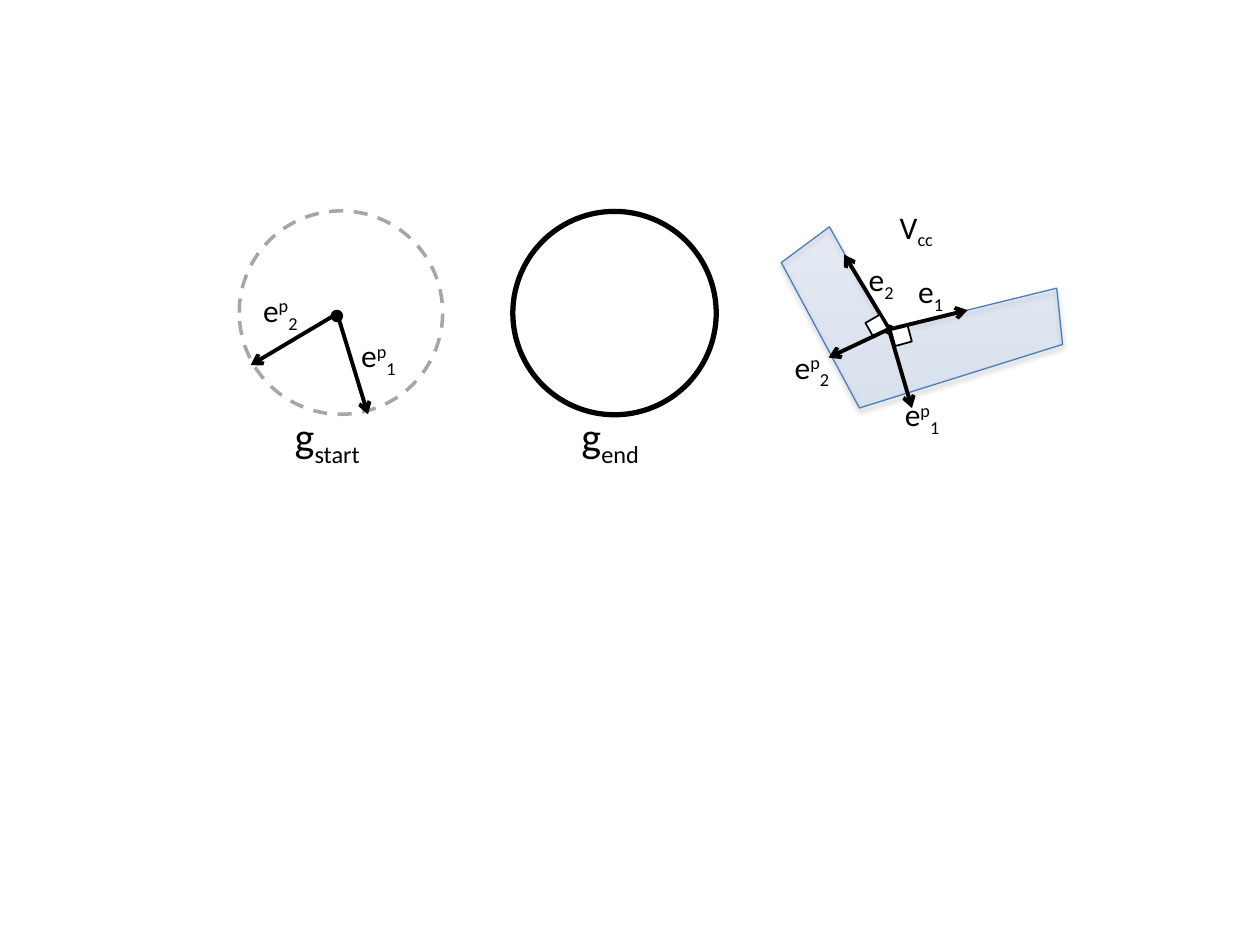
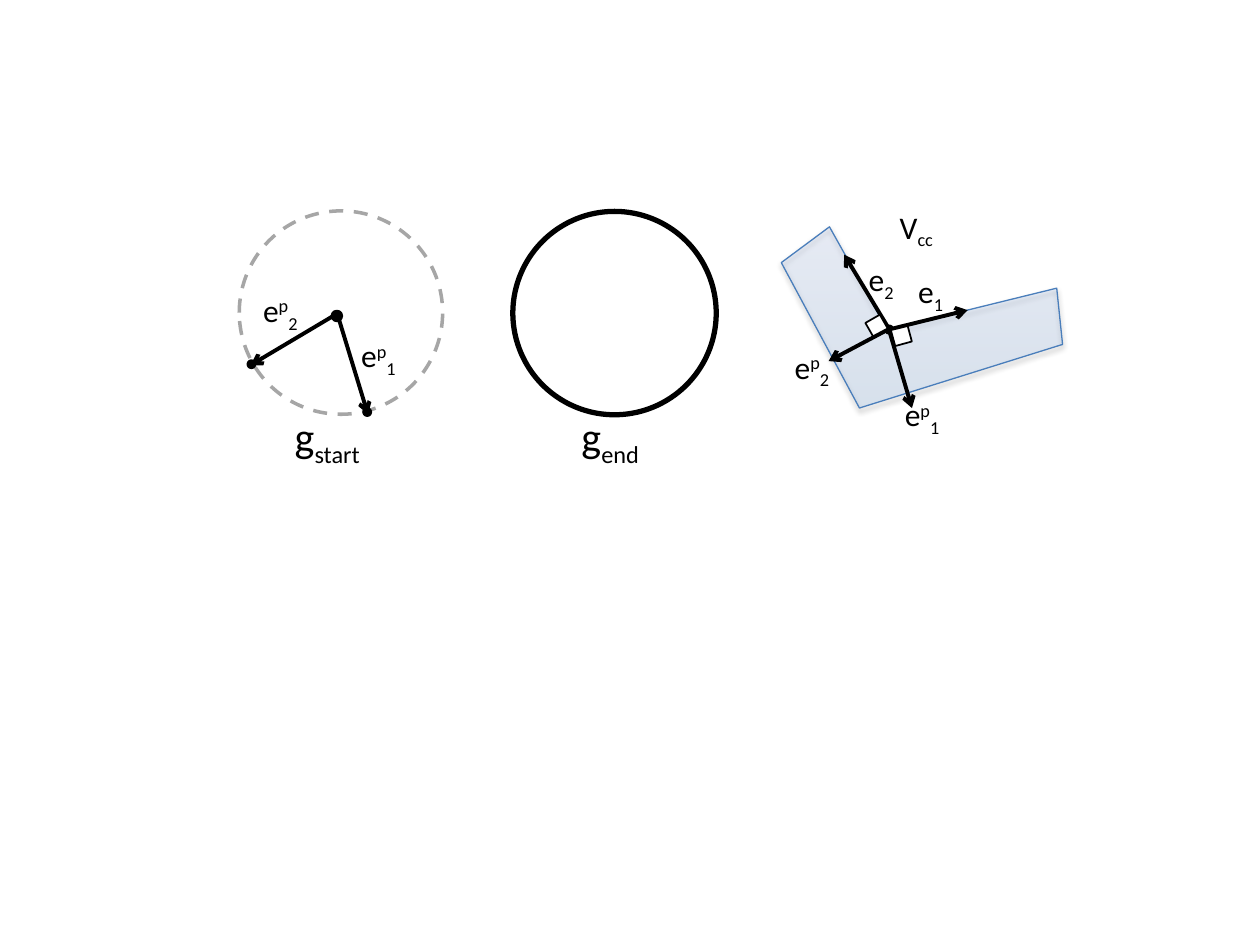
Before and after one commit to pcottle/MastersThesis, a slide deck: slide 14 of figures/figures.pptx. Drawn at 1260x945 pixels with LibreOffice and Linux fonts; fonts in the diff are those of the drawing. Boxes give left, top, right and bottom in pixels: in the first picture for what was removed or moved away, otherwise in the second. Text is boxed around its words. In the diff, an @@ line names an element or a change of style, - is before the commit and + after.

```diff
--- a/figures/figures.pptx
+++ b/figures/figures.pptx
@@ arrow moved from (890, 329) - (829, 358) to (890, 329) - (829, 362) @@
@@ ellipse added at [248,362,255,368], fill #000000, outline #000000 2 pt @@
@@ ellipse added at [364,410,370,416], fill #000000, outline #000000 2 pt @@
```
Also in this commit, not shown: 6 other slides changed, 1 slide added, 7 other files.
